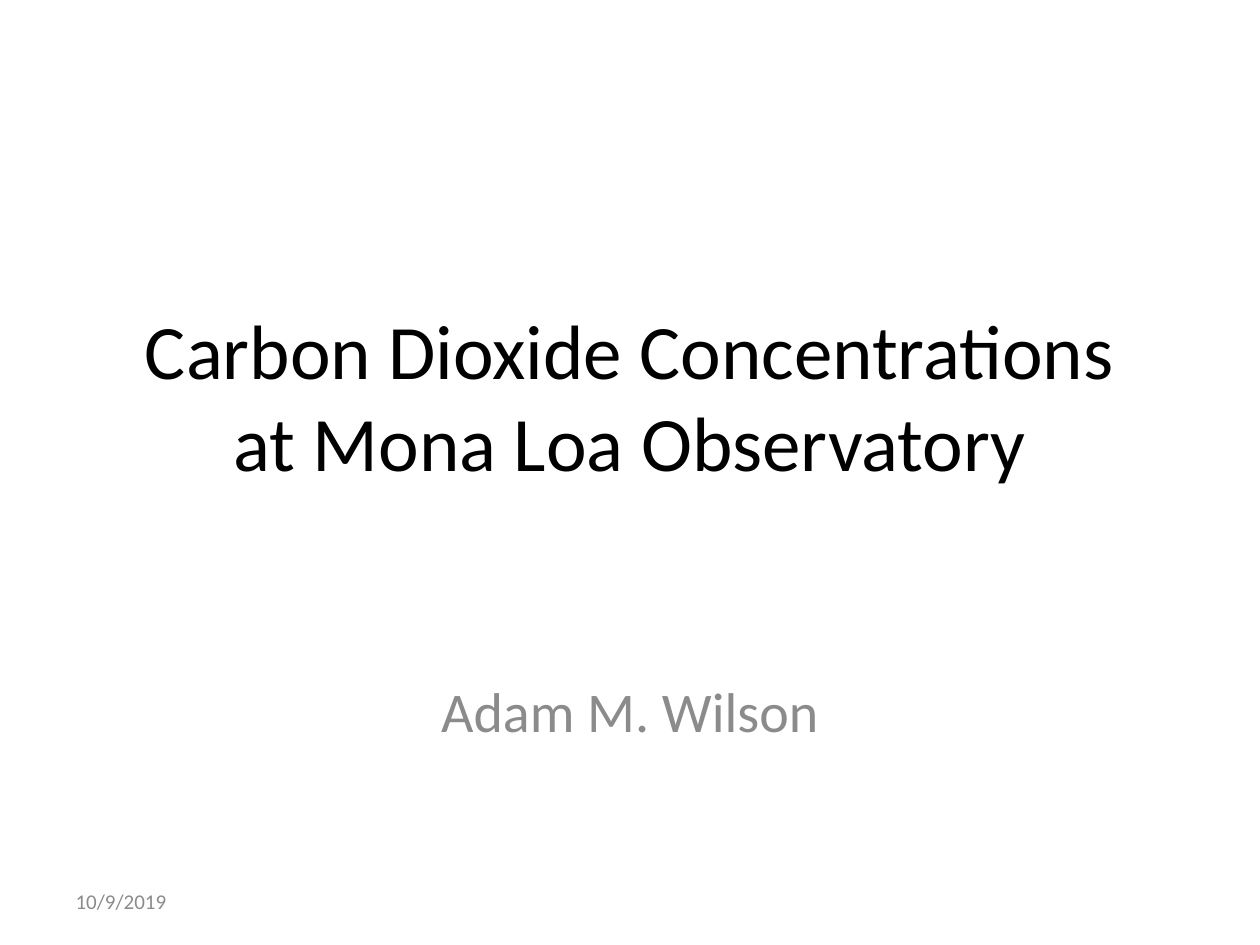
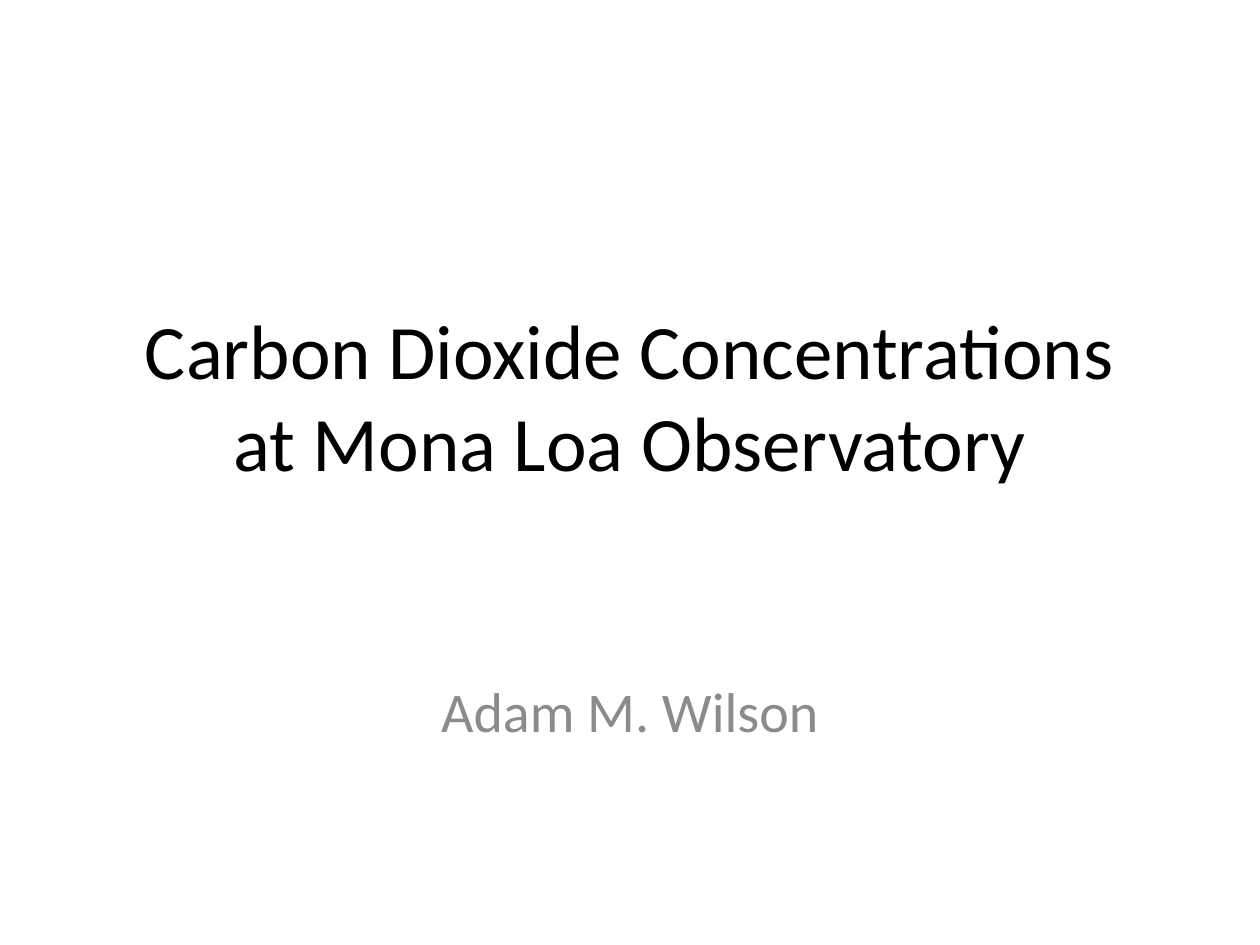
Before and after one commit to AdamWilsonLabEDU/GEO511_2020, a slide deck: slide 1 of CS_08_Template/CS_08_template.pptx. Drawn at 1260x945 pixels with LibreOffice and Linux fonts; fonts in the diff are those of the drawing. Boxes give left, top, right and bottom in pixels: in the first picture for what was removed or moved away, otherwise in the second. Text is boxed around its words. In the diff, an @@ line names an element or a change of style, - is before the commit and + after.

```diff
--- a/CS_08_Template/CS_08_template.pptx
+++ b/CS_08_Template/CS_08_template.pptx
@@ text removed at <box>76,894,167,910</box> @@
-10/9/2019
```
Also in this commit, not shown: 1 other slide changed, 1 slide added, 14 other files.
